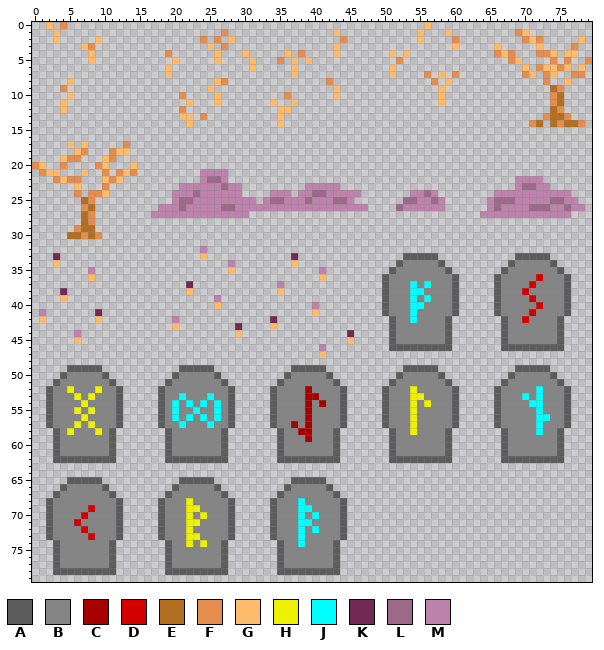
Sprite sheet: ld45/assets/sprites/doodads.png. That is the earlier state.
The file is 80x80 pixels.
Palette (. is transparent): A #5c5c5c  B #858585  C #a60000  D #d40000  E #b26f1f  F #e48d4f  G #febb6c  H #eef200  J #00ffff  K #722a55  L #9c6a88  M #be83ac
Pixels before (only the part around the change), first column x 38:
60 BBBBBA.......ABBBBBBBA.......
61 BBBBBA.......ABBBBBBBA.......
62 AAAAAA.......AAAAAAAAA.......
63 .............................
64 .............................
65 AAAA.........................
66 BBBBA........................
67 BBBBBA.......................
68 JBBBBBA......................
69 JJBBBBA......................
70 JBJBBBA......................
71 JJBBBBA......................
72 JBJBBBA......................
73 JBBBBBA......................
74 JBBBBA.......................
75 BBBBBA.......................
76 BBBBBA.......................
77 BBBBBA.......................
78 AAAAAA.......................
79 .............................
The same view after the edit:
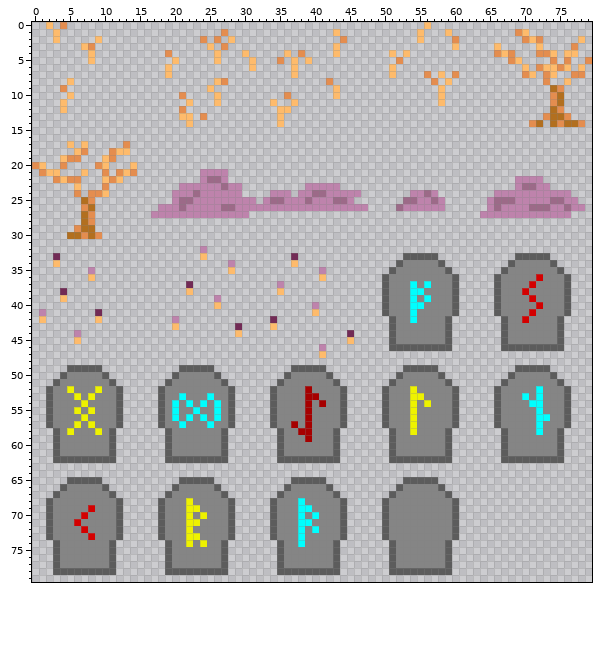
The edit:
The author put colour A in row 65 at x 53 to 57; in row 66 at x 52 and 58; in row 67 at x 51 and 59; in rows 68 to 73 at x 50 and 60; in rows 74 to 77 at x 51 and 59; in row 78 at x 51 to 59.
The author put colour B in row 66 at x 53 to 57; in row 67 at x 52 to 58; in rows 68 to 73 at x 51 to 59; in rows 74 to 77 at x 52 to 58.
Changed places in both pictures, as pixel boxes (x1, y1, x2, y2):
added: (382, 477, 459, 575)
